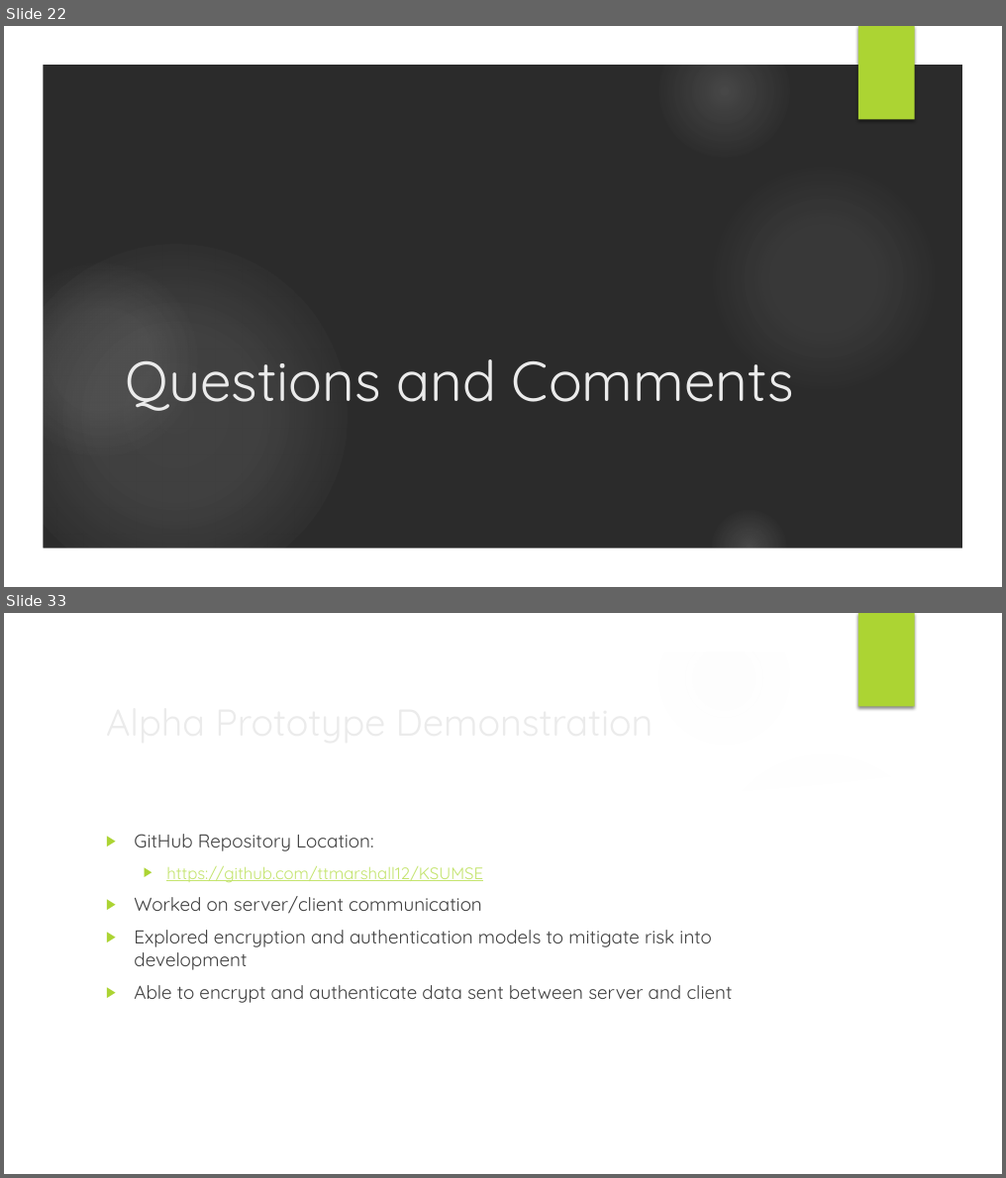
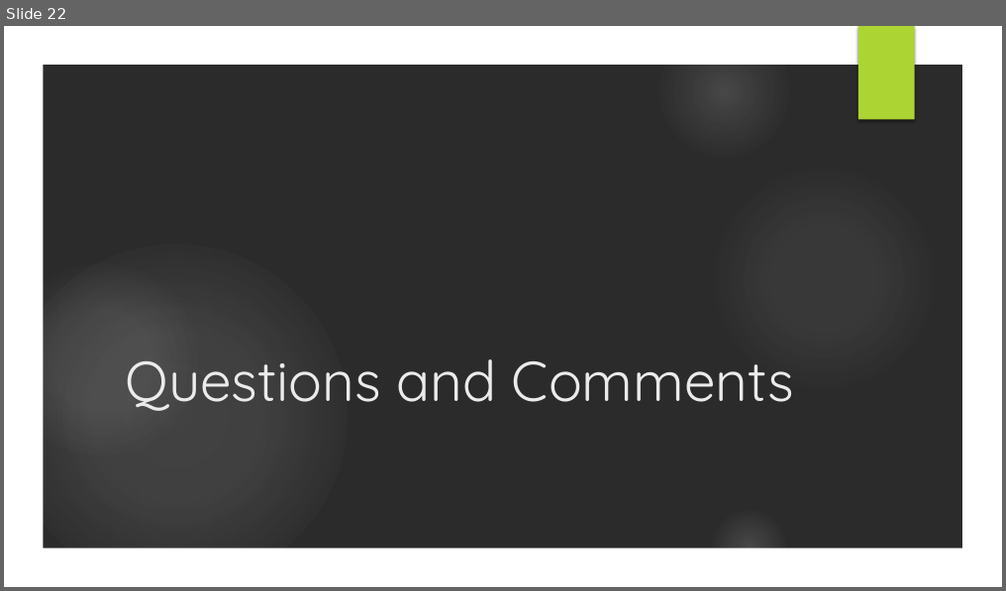
Before and after one commit to ttmarshall12/KSUMSE, a slide deck: Phase 2/Phase 2 Presentation.pptx. Shown one above the other, each under a label of ours: slides 22 and 33 before the commit, slide 22 after it; the slides between them are not shown. The pictures are 1006x1178 and 1006x591 pixels, drawn with LibreOffice and Linux fonts; fonts in the diff are those of the drawing; background and template pictures are left out; a plain dark background stands for a picture behind light text. Boxes give left, top, right and bottom in pixels: in the first picture for what was removed or moved away, otherwise in the second. Text is boxed around its words. In the diff, an @@ line names an element or a change of style, - is before the commit and + after.

```diff
--- a/Phase 2/Phase 2 Presentation.pptx
+++ b/Phase 2/Phase 2 Presentation.pptx
@@ slide 33 removed at (4,613,1002,1174), background picture (left out); not listed: 7 template elements that a slide beside it also shows @@
@@ title removed at (98,692,816,750) @@
-Alpha Prototype Demonstration
@@ freeform shape removed at (698,738,971,819) @@
@@ freeform shape removed at (42,765,964,1137) @@
@@ text removed at (134,834,733,1003) @@
-▶ GitHub Repository Location:
-  ▶ https://github.com/ttmarshall12/KSUMSE
-▶ Worked on server/client communication
-▶ Explored encryption and authentication models to mitigate risk into development
-▶ Able to encrypt and authenticate data sent between server and client
```
Also in this commit, not shown: 1 slide added, 12 other slides removed, 2 other files.
